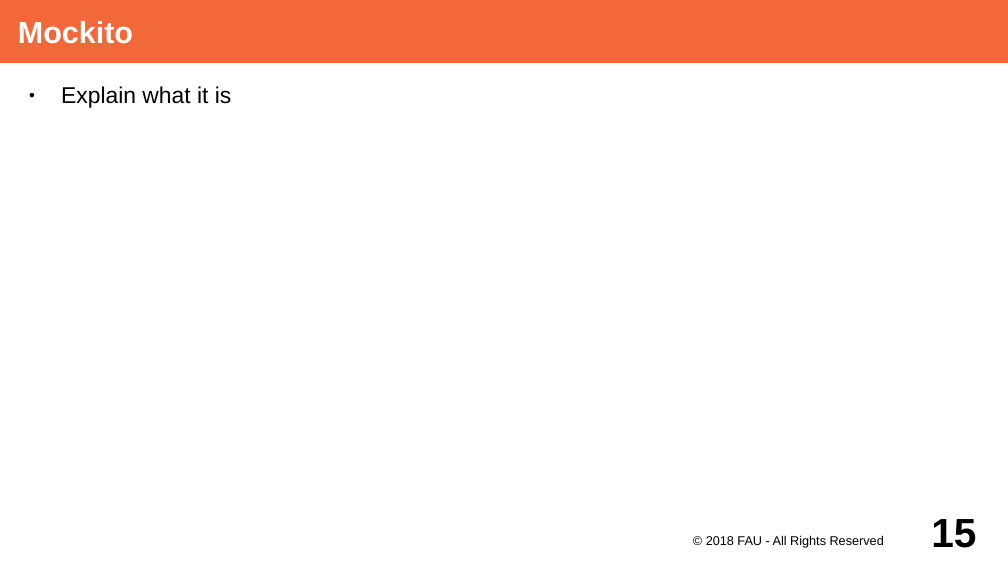
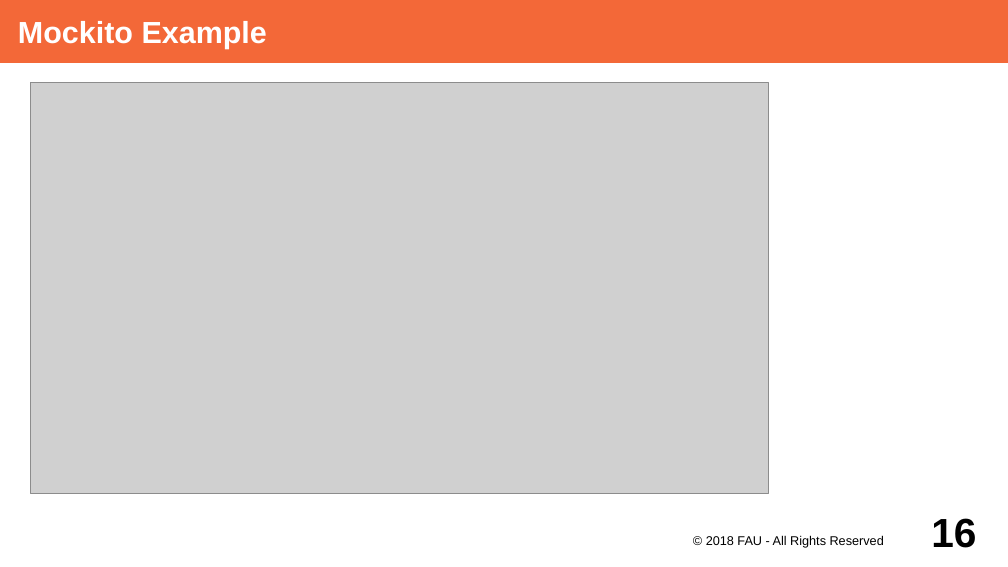
Before and after one commit to dirkriehle/adap-course, a slide deck: slide 16 of Lecture Slides/ADAP Y02- Unit Testing with JUnit.odp (slide 15 before the commit). Drawn at 1008x567 pixels with LibreOffice and Linux fonts; fonts in the diff are those of the drawing; grey boxes stand for pictures. Boxes give left, top, right and bottom in pixels: in the first picture for what was removed or moved away, otherwise in the second. Text is boxed around its words. In the diff, an @@ line names an element or a change of style, - is before the commit and + after.

Commit message:
Add slides and example code snippets for mockito

```diff
--- a/Lecture Slides/ADAP Y02- Unit Testing with JUnit.odp
+++ b/Lecture Slides/ADAP Y02- Unit Testing with JUnit.odp
@@ title at <box>18,21,267,49</box>: text changed @@
-Mockito
+Mockito Example
@@ picture added at <box>31,82,768,494</box> @@
@@ text removed at <box>61,86,232,108</box> @@
-● Explain what it is
@@ page number at <box>931,518,976,548</box>: text changed @@
-15
+16
```
Also in this commit, not shown: 1 other slide changed, 2 slides added, 1 slide removed, 6 other files.
